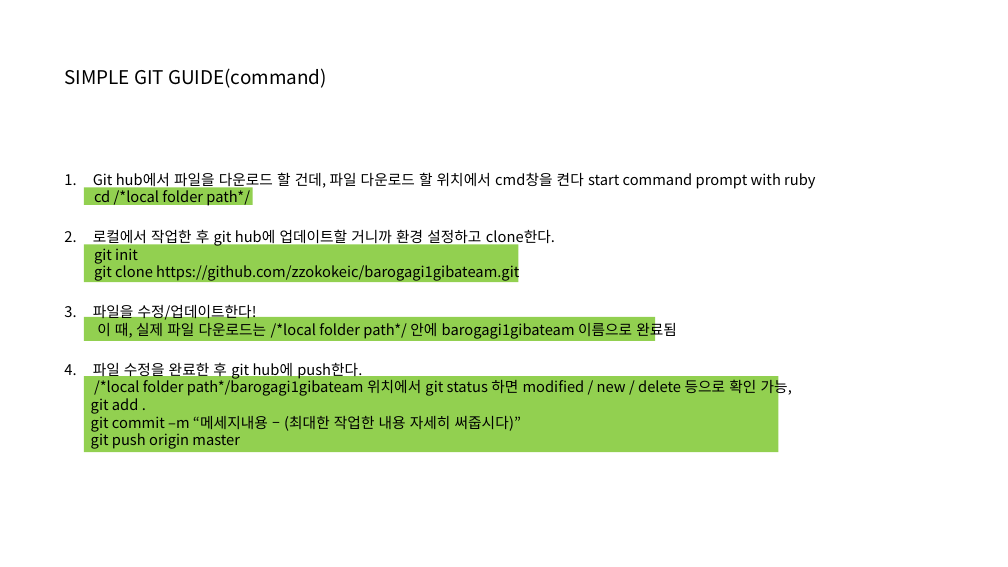
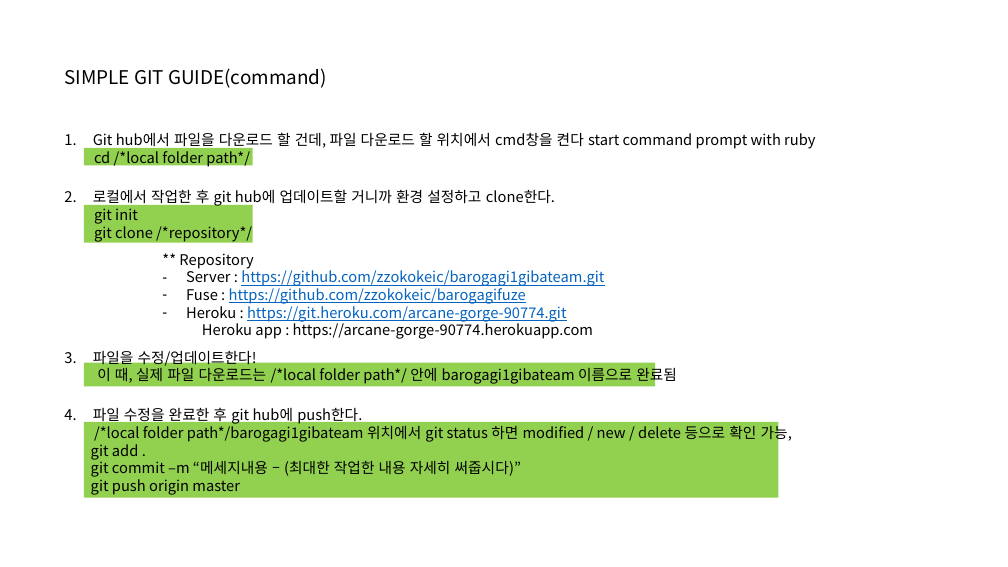
Before and after one commit to zzokokeic/barogagi1gibateam, a slide deck: slide 2 of Docs/Dev_Guide.pptx. Drawn at 1008x567 pixels with LibreOffice and Linux fonts; fonts in the diff are those of the drawing. Boxes give left, top, right and bottom in pixels: in the first picture for what was removed or moved away, otherwise in the second. Text is boxed around its words. In the diff, an @@ line names an element or a change of style, - is before the commit and + after.

```diff
--- a/Docs/Dev_Guide.pptx
+++ b/Docs/Dev_Guide.pptx
@@ 2 texts, 1 rectangle: place and size @@
-2 texts, 1 rectangle at (84,172,815,282)
+2 texts, 1 rectangle at (84,132,815,242)
@@ rectangle: place and size @@
-rectangle at (84,244,519,282)
+rectangle at (84,205,253,243)
@@ text at (94,223,252,242): text changed @@
-git clone https://github.com/zzokokeic/barogagi1gibateam.git
+git clone /*repository*/
@@ text added at (179,253,604,339), 14 pt, text #0563C1, underline @@
+** Repository
+– Server : https://github.com/zzokokeic/barogagi1gibateam.git
+– Fuse : https://github.com/zzokokeic/barogagifuze
+– Heroku : https://git.heroku.com/arcane-gorge-90774.git
+Heroku app : https://arcane-gorge-90774.herokuapp.com
@@ 2 texts, 2 rectangles: place and size @@
-2 texts, 2 rectangles at (84,302,792,453)
+2 texts, 2 rectangles at (84,348,792,498)
```
Also in this commit, not shown: 1 other slide changed, 3 slides added, 1 other file.
